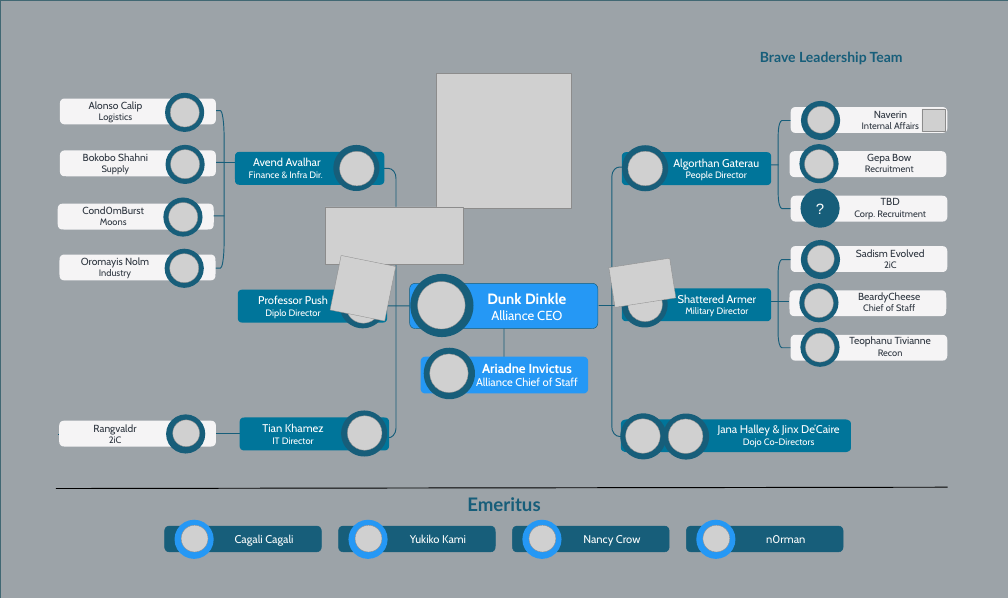
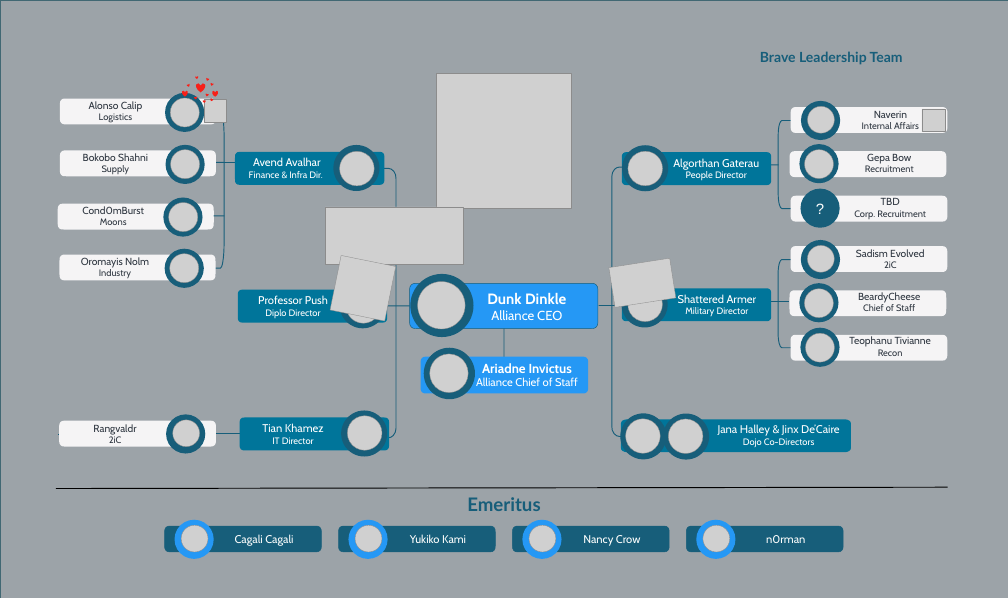
Before and after one commit to bravecollective/wiki-files, a slide deck: slide 1 of images/alliance-leadership/Brave-Leadership 2.pptx. Drawn at 1008x598 pixels with LibreOffice and Linux fonts; fonts in the diff are those of the drawing; grey boxes stand for pictures. Boxes give left, top, right and bottom in pixels: in the first picture for what was removed or moved away, otherwise in the second. Text is boxed around its words. In the diff, an @@ line names an element or a change of style, - is before the commit and + after.

```diff
--- a/images/alliance-leadership/Brave-Leadership 2.pptx
+++ b/images/alliance-leadership/Brave-Leadership 2.pptx
@@ heart added at [186, 84, 190, 87], fill #F72019 @@
@@ heart added at [195, 76, 198, 79], fill #F72019 @@
@@ heart added at [196, 83, 205, 93], fill #F72019 @@
@@ heart added at [206, 78, 209, 81], fill #F72019 @@
@@ heart added at [210, 83, 214, 86], fill #F72019 @@
@@ heart added at [182, 91, 188, 97], fill #F72019 @@
@@ heart added at [203, 100, 206, 103], fill #F72019 @@
@@ picture added at [204, 99, 226, 122] @@
@@ heart added at [205, 93, 209, 97], fill #F72019 @@
@@ heart added at [209, 98, 214, 102], fill #F72019 @@
@@ heart added at [212, 91, 218, 97], fill #F72019 @@
```
Also in this commit, not shown: 1 other file.
